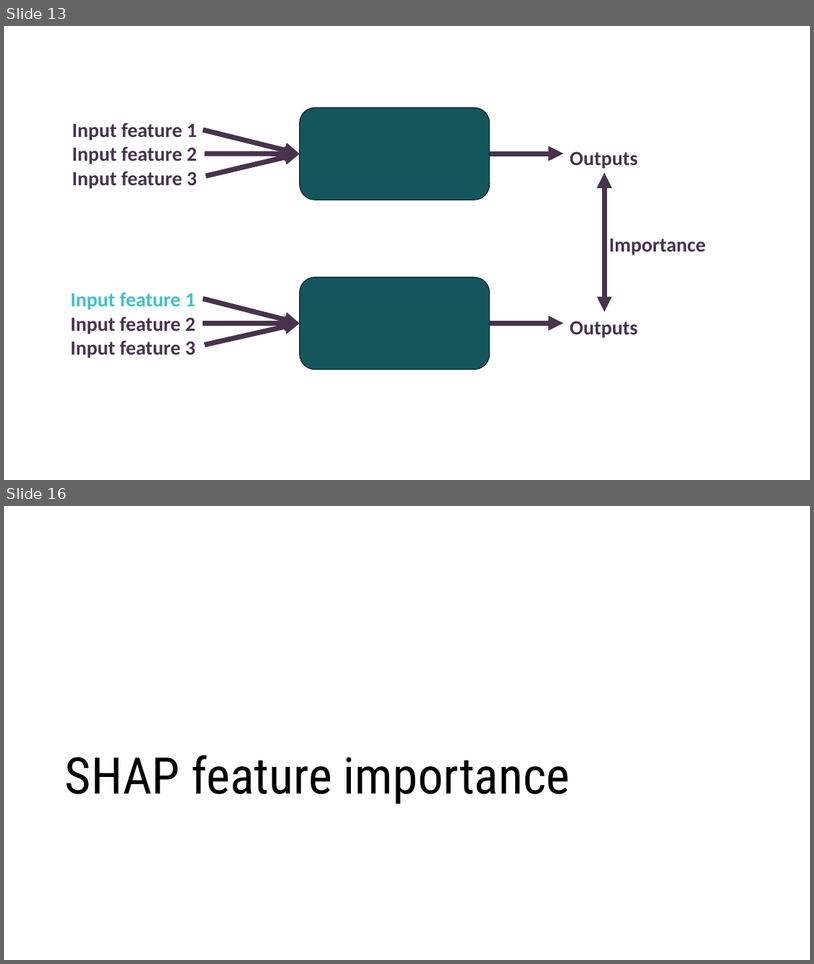
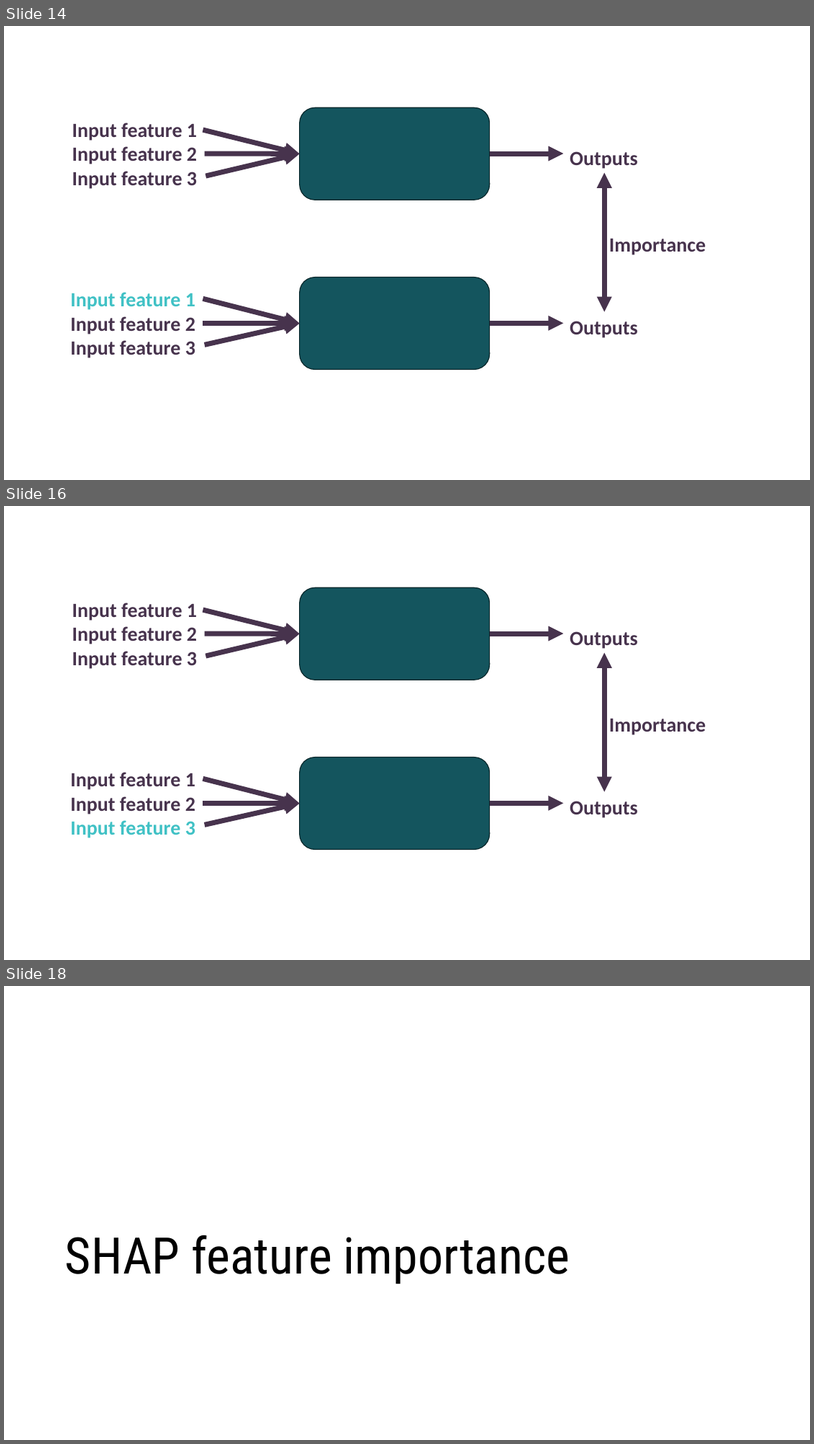
Before and after one commit to oriol-pomarol/codegeo_workshops, a slide deck: 2_feature_importance/feature_importance.pptx. Shown one above the other, each under a label of ours: slides 13 and 16 before the commit, slides 14, 16 and 18 after it; the slides between them are not shown. The pictures are 814x964 and 814x1444 pixels, drawn with LibreOffice and Linux fonts; fonts in the diff are those of the drawing; background and template pictures are left out. Boxes give left, top, right and bottom in pixels: in the first picture for what was removed or moved away, otherwise in the second. Text is boxed around its words. In the diff, an @@ line names an element or a change of style, - is before the commit and + after.

```diff
--- a/2_feature_importance/feature_importance.pptx
+++ b/2_feature_importance/feature_importance.pptx
@@ slide 16 added at box(4, 506, 810, 960), background picture (left out) @@
@@ rounded rectangle added at box(300, 587, 490, 680), fill #14555E, outline #092529 1 pt @@
@@ text added at box(72, 602, 197, 669), 24 pt, text #47334D, bold @@
+Input feature 1
+Input feature 2
+Input feature 3
@@ arrow added from (203, 610) to (300, 633), #47334D 6 pt @@
@@ arrow added from (205, 633) to (300, 633), #47334D 6 pt @@
@@ arrow added from (206, 656) to (300, 633), #47334D 6 pt @@
@@ arrow added from (490, 633) to (563, 633), #47334D 6 pt @@
@@ text added at box(570, 631, 638, 649), 24 pt, text #47334D, bold @@
+Outputs
@@ double arrow added from (604, 653) to (604, 792), #47334D 6 pt @@
@@ text added at box(610, 718, 706, 735), 24 pt, text #47334D, bold @@
+Importance
@@ rounded rectangle added at box(300, 757, 490, 849), fill #14555E, outline #092529 1 pt @@
@@ text added at box(70, 772, 196, 838), 24 pt, text #47334D, bold @@
+Input feature 1
+Input feature 2
+Input feature 3
@@ arrow added from (203, 778) to (300, 803), #47334D 6 pt @@
@@ arrow added from (203, 803) to (300, 803), #47334D 6 pt @@
@@ arrow added from (205, 825) to (300, 803), #47334D 6 pt @@
@@ arrow added from (490, 803) to (563, 803), #47334D 6 pt @@
@@ text added at box(570, 800, 638, 818), 24 pt, text #47334D, bold @@
+Outputs
@@ what was slide 13 is now slide 14 @@
@@ what was slide 16 is now slide 18 @@
```
Also in this commit, not shown: 2 slides changed, 7 other slides added, 1 other file.
